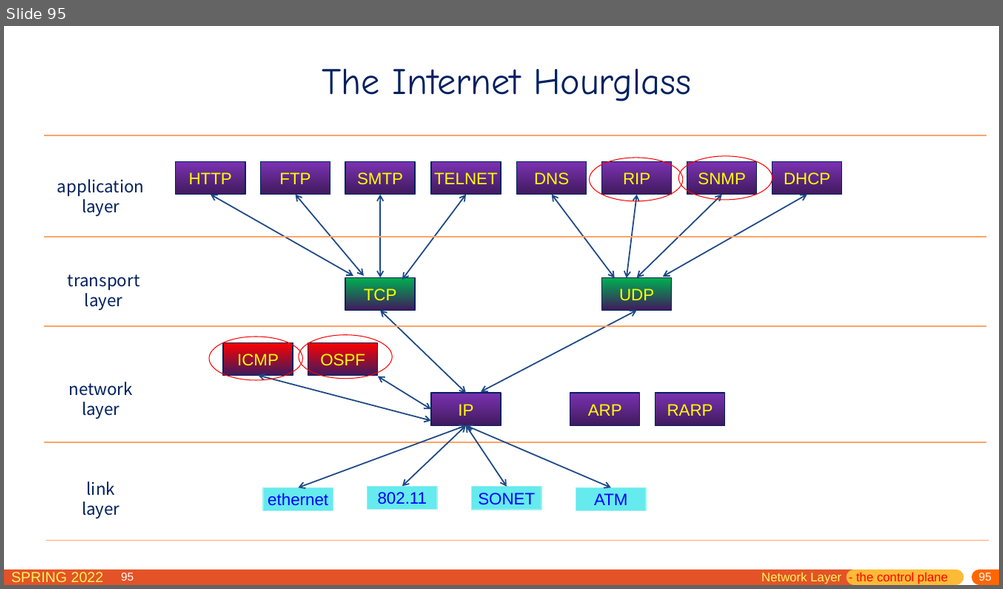
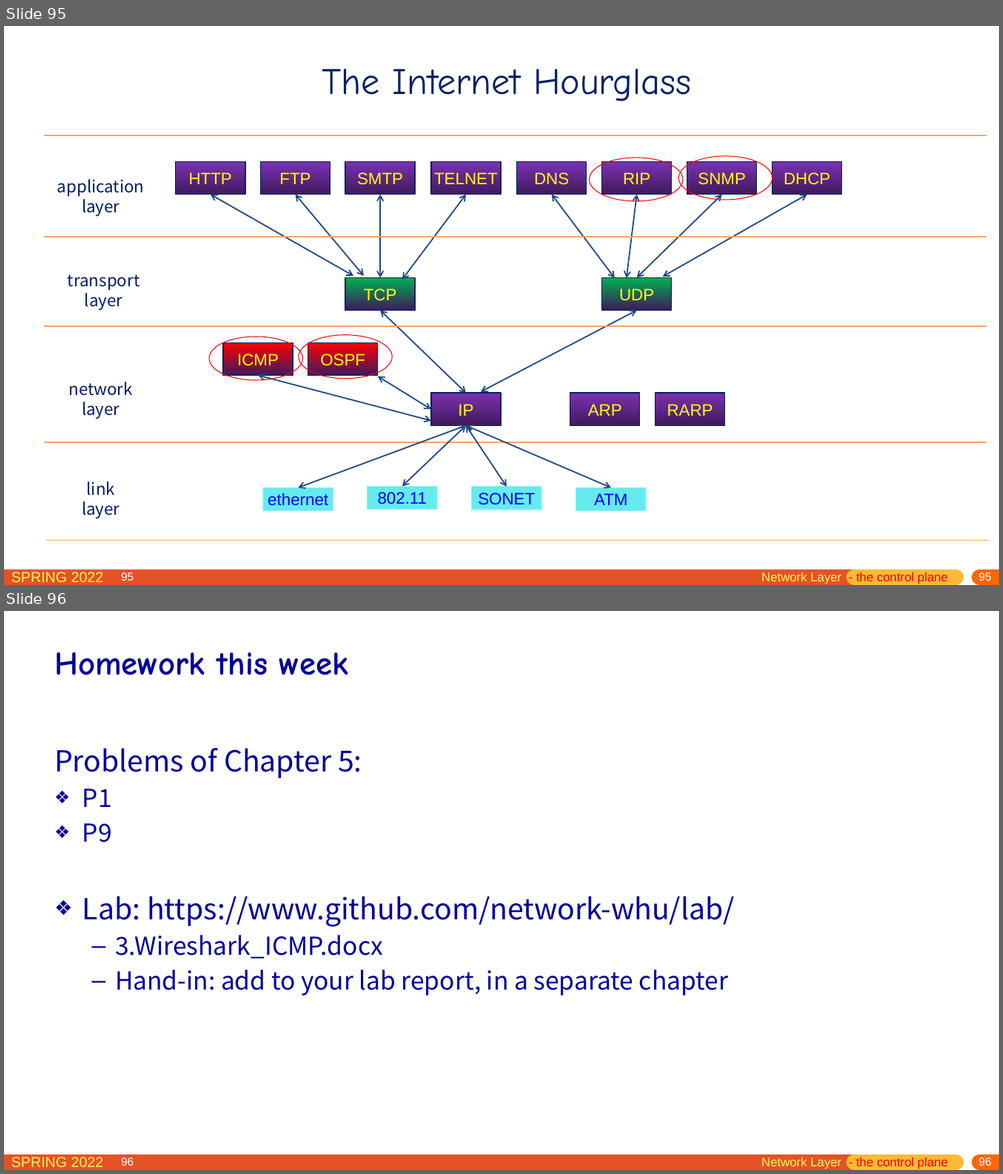
Before and after one commit to network-whu/slides, a slide deck: pptx/chapter5.pptx. Shown one above the other, each under a label of ours: slide 95 before the commit, slides 95 and 96 after it. The pictures are 1003x589 and 1003x1174 pixels, drawn with LibreOffice and Linux fonts; fonts in the diff are those of the drawing. Boxes give left, top, right and bottom in pixels: in the first picture for what was removed or moved away, otherwise in the second. Text is boxed around its words. In the diff, an @@ line names an element or a change of style, - is before the commit and + after.

Commit message:
week 10

```diff
--- a/pptx/chapter5.pptx
+++ b/pptx/chapter5.pptx
@@ slide 96 added at <box>4,611,999,1170</box>, background #FFFFFF; not listed: 6 template elements that a slide beside it also shows @@
@@ title added at <box>54,652,349,675</box>, 32 pt, text #000099, bold @@
+Homework this week
@@ text added at <box>54,748,734,996</box>, 24 pt, text #000099 @@
+Problems of Chapter 5:
+❖ P1
+❖ P9
+❖ Lab: https://www.github.com/network-whu/lab/
+  – 3.Wireshark_ICMP.docx
+  – Hand-in: add to your lab report, in a separate chapter
@@ text added at <box>761,1158,948,1170</box>, 12 pt, text #FF0000 @@
+Network Layer - the control plane
```
Also in this commit, not shown: 1 slide removed, 2 other files.
